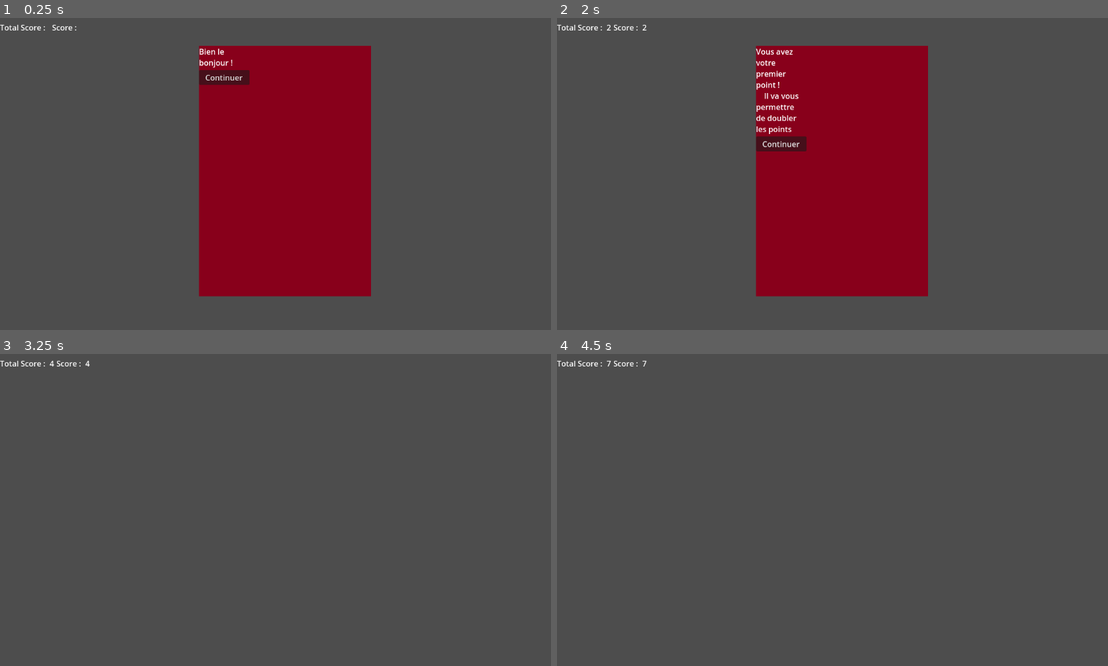
Above: before the commit, frames 1-4 (two rows, left to right).
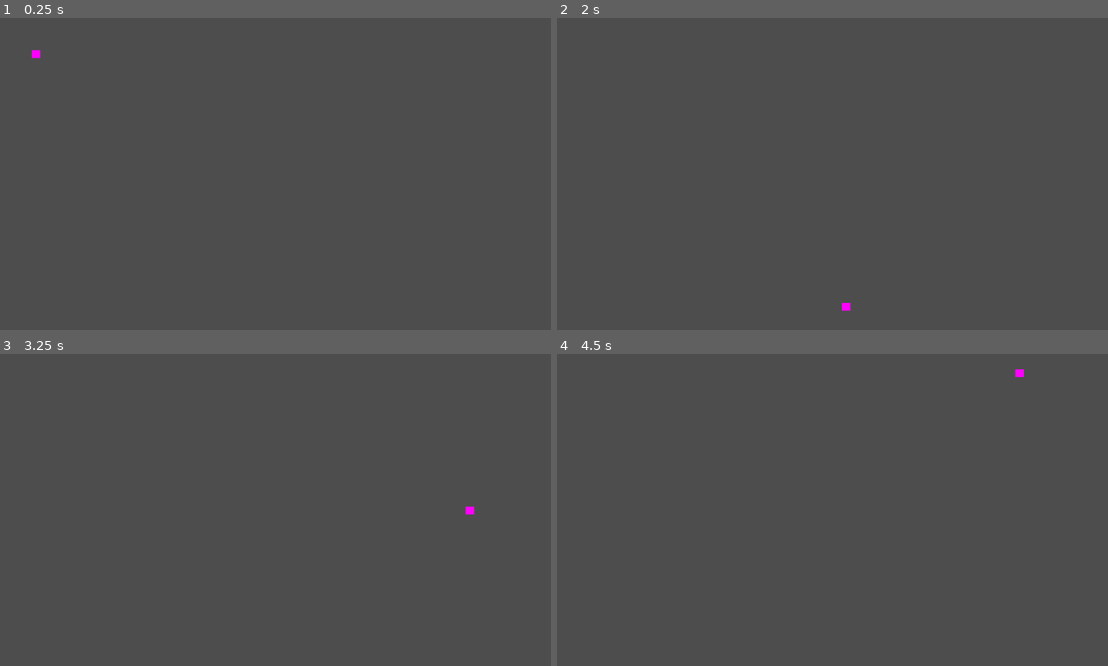
Above: after the commit, the same moments.

Repository: Niksune/Baby-Evolve-Minigame
Game: Godot game, scene res://Scenes/BallGame/BallGame.tscn
Same seed, same stepped clock (60 frames per second), same inputs: the game is played once before the commit and once after it. Before the commit the project starts from res://Scenes/Game/Game.tscn.
Inputs (mouse positions are in pixels of both pictures, inside the frame that each line leads up to):
- Up to frame 1 (0.25 s): no input
- Up to frame 2 (2 s): click (782, 77) at 0.5 s, where only the run before the commit has a clickable "Continuer"; hold Space (espace) from 1.28 s (still down)
- Up to frame 3 (3.25 s): release Space (espace) at 2 s; click (225, 478) at 2 s, where only the run before the commit has a clickable "Continuer"; tap Space (espace) at 2.85 s
- Up to frame 4 (4.5 s): hold Space (espace) 3.53-4.28 s; tap Space (espace) at 4.35 s

The runs differ from the first frame. In frame 1, 25% of the frame differs, in the area x 0-68%, y 2-90%; in frame 2, 25%, in the area x 0-68%, y 2-94%; in frame 3, 0.2%; in frame 4, 0.2%.

Commit message:
Adds a scene with a bouncing ball

Diff:
--- /dev/null
+++ b/Scenes/BallGame/Ball.gd
@@ -0,0 +1,21 @@
+extends CharacterBody2D
+
+
+var speed = 300.0
+var direction := Vector2(1.0,1.0)
+
+@export var max_x = 1152
+@export var max_y = 648
+
+
+func _physics_process(_delta):
+
+	print(position, max_x, max_y)
+
+	if(position.x < 0 or position.x >= max_x):
+		direction = Vector2(-direction.x, direction.y)
+	if(position.y < 0 or position.y >= max_y):
+		direction = Vector2(direction.x, -direction.y)
+
+	velocity = direction * speed
+	move_and_slide()
--- /dev/null
+++ b/Scenes/BallGame/BallGame.tscn
@@ -0,0 +1,20 @@
+[gd_scene load_steps=4 format=3 uid="uid://dtn8sjtbclgi2"]
+
+[ext_resource type="Script" path="res://Scenes/BallGame/Ball.gd" id="1_83qyf"]
+
+[sub_resource type="CircleShape2D" id="CircleShape2D_0lcrj"]
+
+[sub_resource type="PlaceholderTexture2D" id="PlaceholderTexture2D_wfbiu"]
+size = Vector2(50, 50)
+
+[node name="BallGame" type="Node2D"]
+
+[node name="Ball" type="CharacterBody2D" parent="."]
+script = ExtResource("1_83qyf")
+
+[node name="BallCollision" type="CollisionShape2D" parent="Ball"]
+shape = SubResource("CircleShape2D_0lcrj")
+
+[node name="BallSprite" type="Sprite2D" parent="Ball"]
+scale = Vector2(0.36, 0.32)
+texture = SubResource("PlaceholderTexture2D_wfbiu")
--- a/project.godot
+++ b/project.godot
@@ -11,7 +11,7 @@
 [application]
 
 config/name="Baby Evolve Minigame"
-run/main_scene="res://Scenes/Game/Game.tscn"
+run/main_scene="res://Scenes/BallGame/BallGame.tscn"
 config/features=PackedStringArray("4.1", "Mobile")
 config/icon="res://icon.svg"
 
